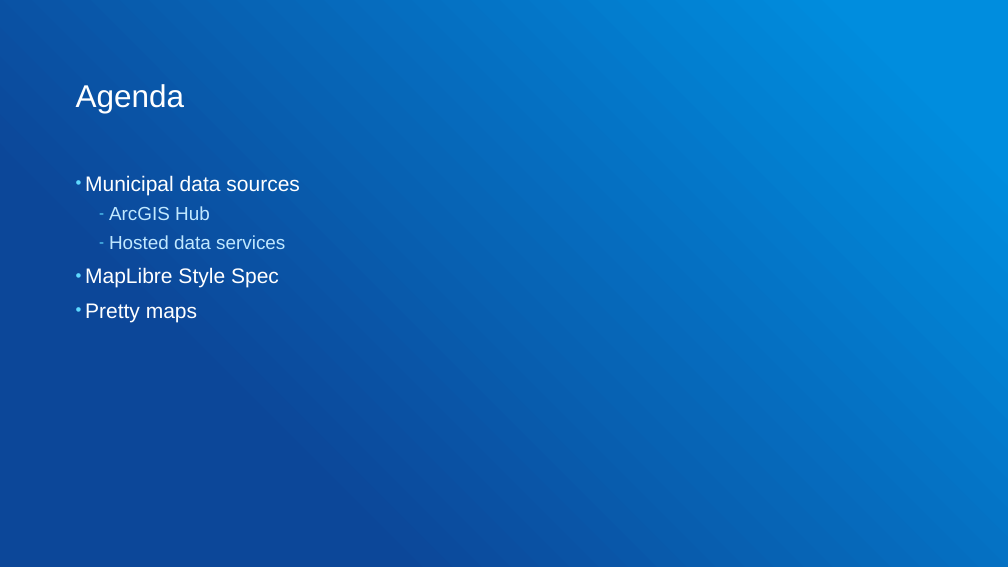
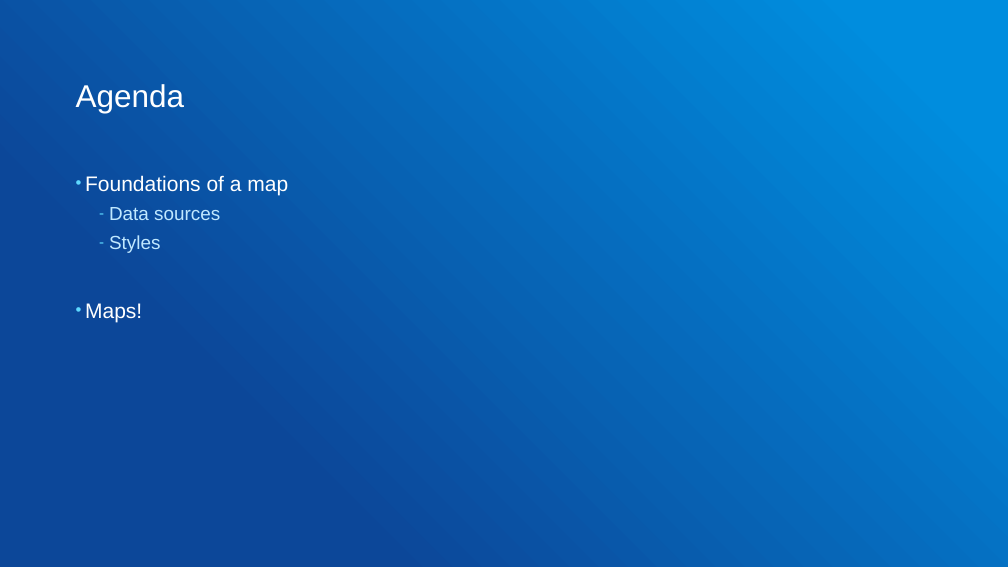
Before and after one commit to gowin20/foss4g-2026-maplibregl-data-visualization, a slide deck: slide 7 of foss4g-maplibre-data-visualization.pptx. Drawn at 1008x567 pixels with LibreOffice and Linux fonts; fonts in the diff are those of the drawing. Boxes give left, top, right and bottom in pixels: in the first picture for what was removed or moved away, otherwise in the second. Text is boxed around its words. In the diff, an @@ line names an element or a change of style, - is before the commit and + after.

```diff
--- a/foss4g-maplibre-data-visualization.pptx
+++ b/foss4g-maplibre-data-visualization.pptx
@@ text at [85, 175, 288, 322]: text changed @@
-• Municipal data sources
-  – ArcGIS Hub
-  – Hosted data services
-• MapLibre Style Spec
-• Pretty maps
+• Foundations of a map
+  – Data sources
+  – Styles
+• Maps!
```
Also in this commit, not shown: 11 other slides changed, 5 slides added, 4 slides removed, 10 other files.
